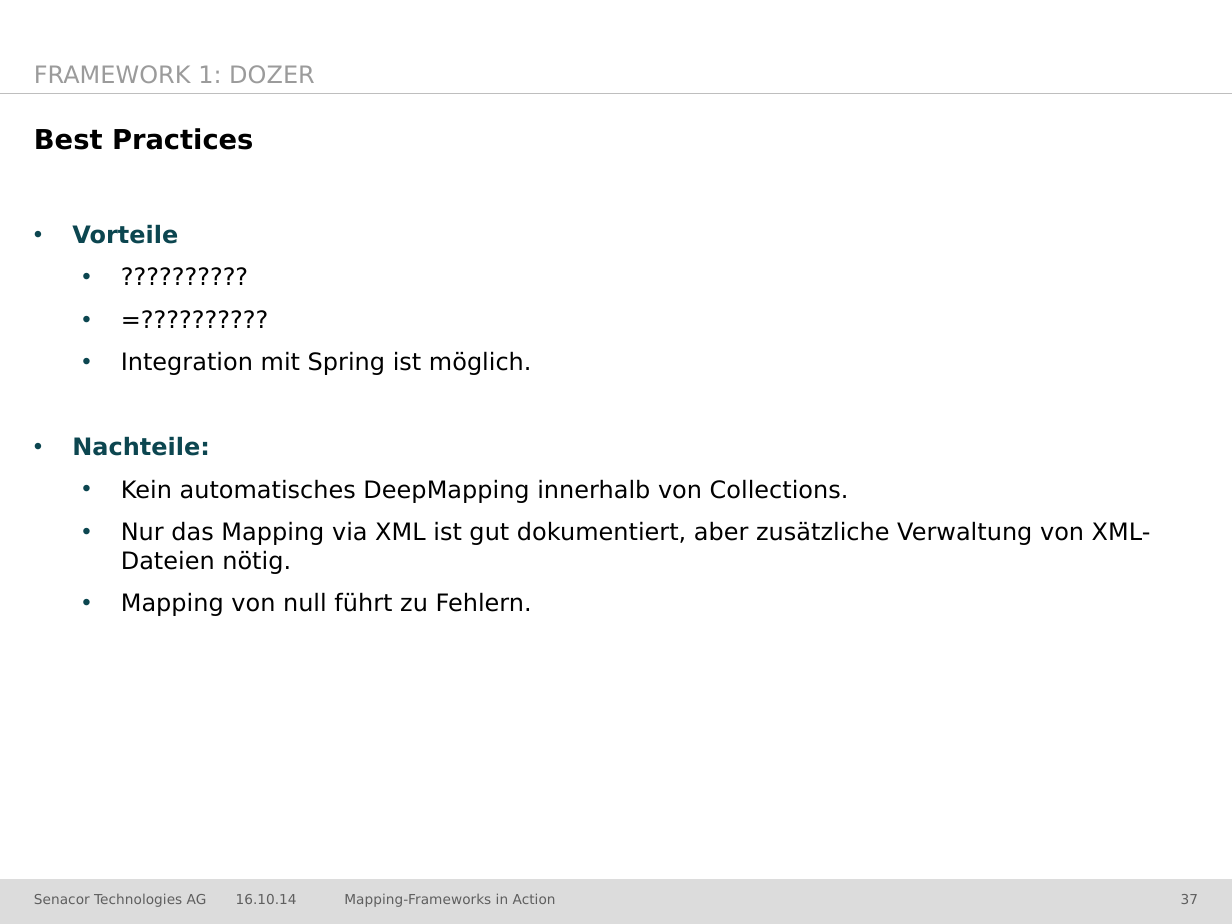
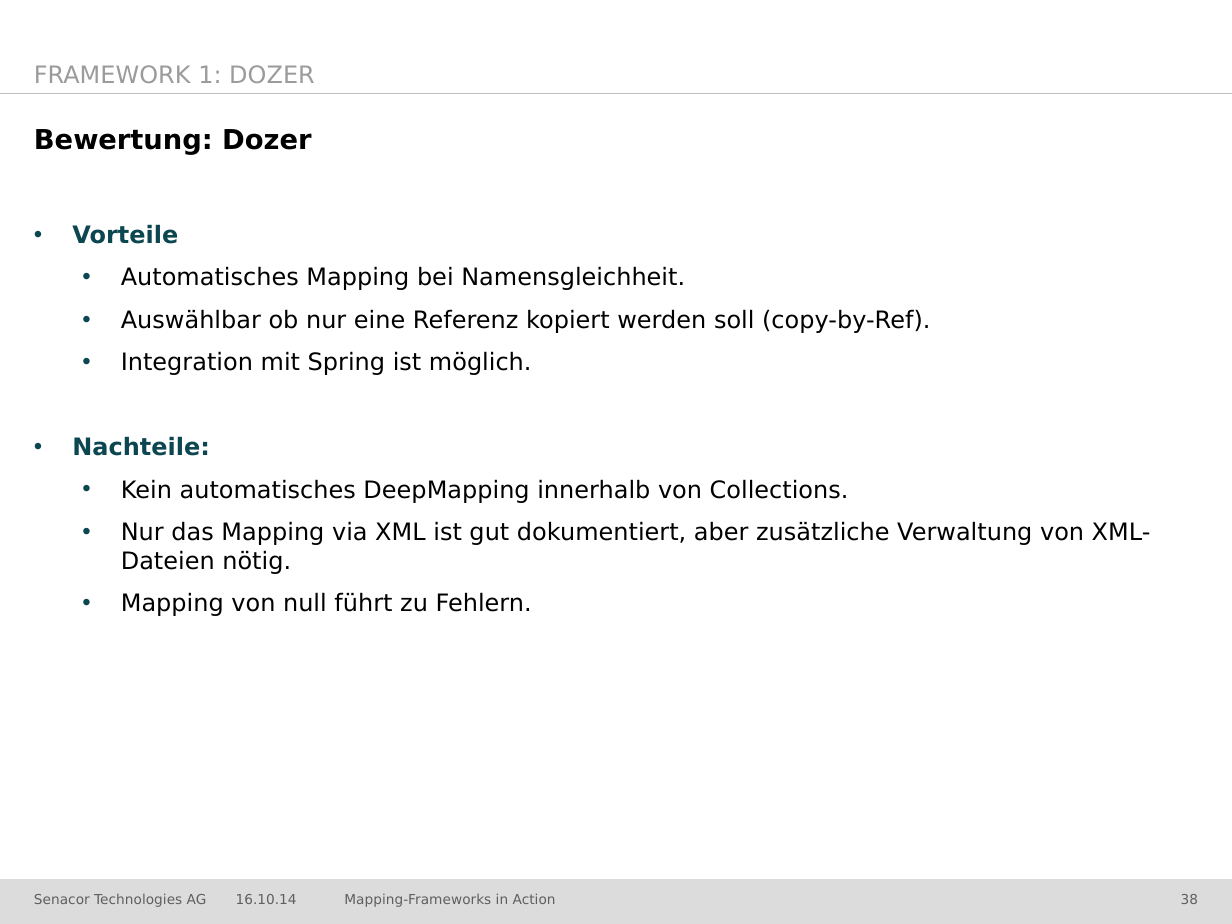
Before and after one commit to jschwalb/Mappings, a slide deck: slide 38 of presentation.pptx (slide 37 before the commit). Drawn at 1232x924 pixels with LibreOffice and Linux fonts; fonts in the diff are those of the drawing; background and template pictures are left out. Boxes give left, top, right and bottom in pixels: in the first picture for what was removed or moved away, otherwise in the second. Text is boxed around its words. In the diff, an @@ line names an element or a change of style, - is before the commit and + after.

Commit message:
Dozier Bewertung fertig

```diff
--- a/presentation.pptx
+++ b/presentation.pptx
@@ title at (x1=34, y1=129, x2=311, y2=155): text changed @@
-Best Practices
+Bewertung: Dozer
@@ text at (x1=121, y1=266, x2=930, y2=333): text changed @@
-    • ??????????
-    • =??????????
+    • Automatisches Mapping bei Namensgleichheit.
+    • Auswählbar ob nur eine Referenz kopiert werden soll (copy-by-Ref).
@@ page number at (x1=1181, y1=894, x2=1198, y2=904): text changed @@
-37
+38
```
Also in this commit, not shown: 3 other slides changed, 3 slides added.
